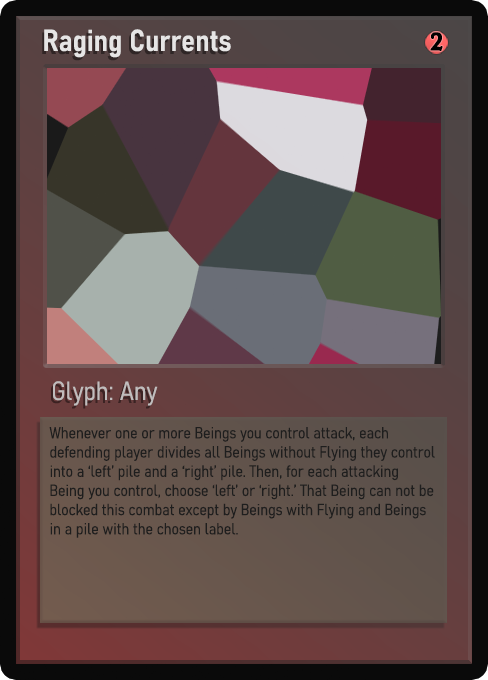
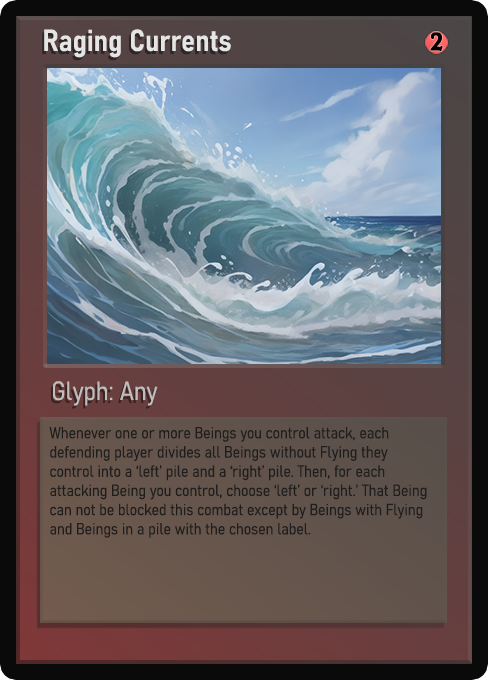
Before/after of a 488 x 680 layered artwork. What changed in the layer stack:
painted on "Name" over left=51, top=30, right=231, bottom=57
painted on "Class" over left=53, top=383, right=152, bottom=406
painted on "Desc_smaller" over left=50, top=427, right=435, bottom=538
painted on "Artwork" over left=47, top=68, right=441, bottom=364
